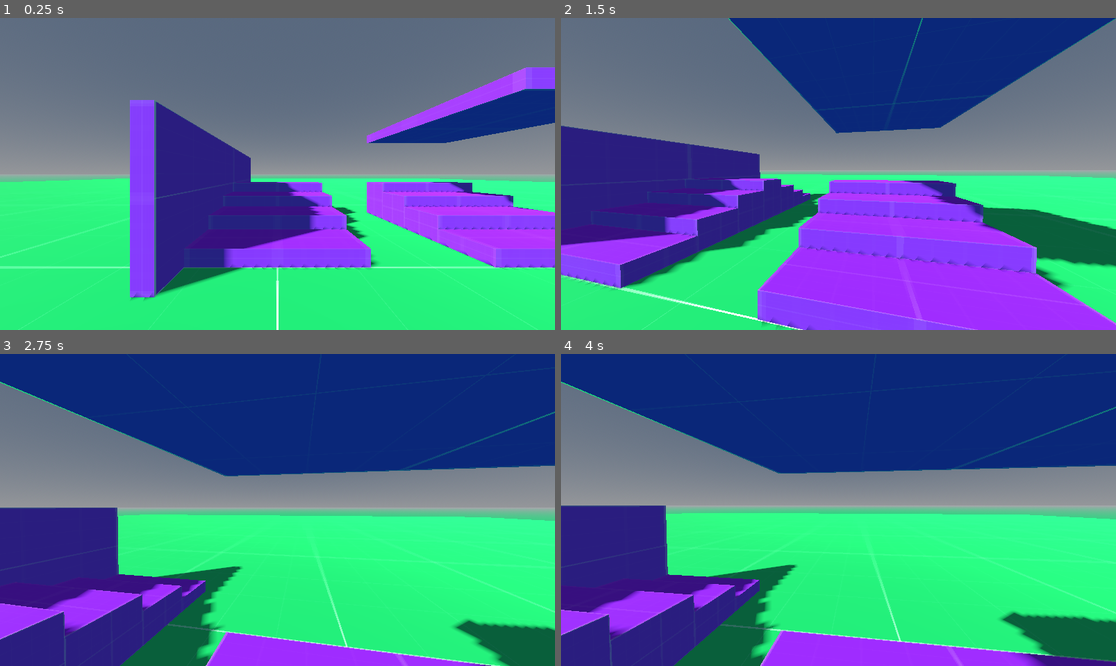
Above: before the commit, frames 1-4 (two rows, left to right).
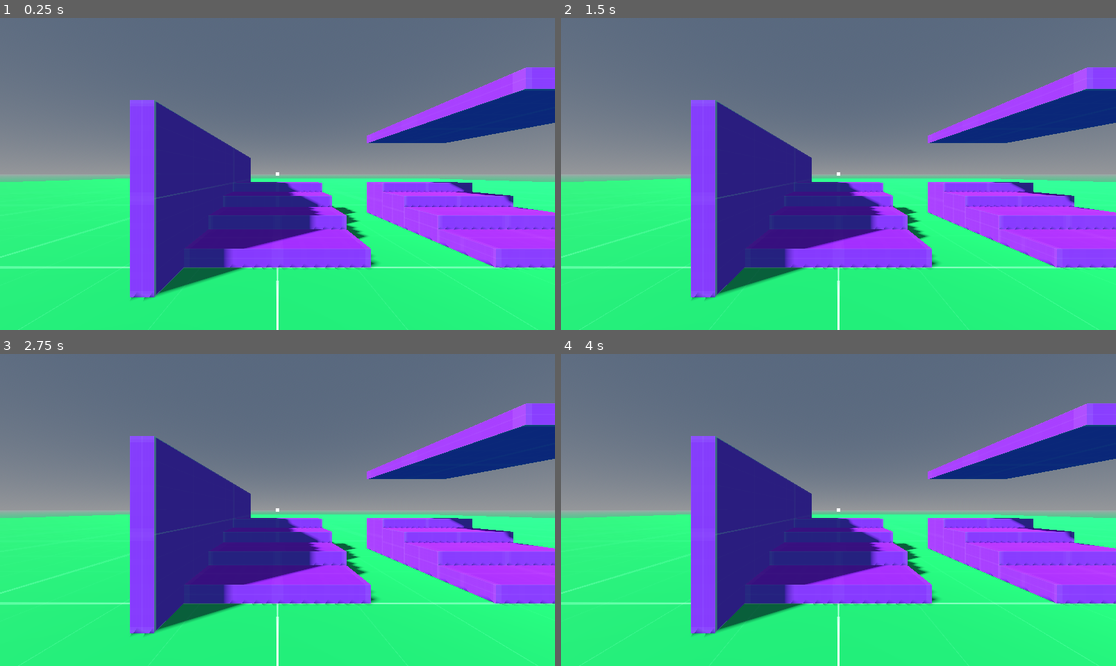
Above: after the commit, the same moments.

Repository: dresswithpockets/dresswithpockets.github.io
Game: Godot game, scene res://playground/playground.tscn
Same seed, same stepped clock (60 frames per second), same inputs: the game is played once before the commit and once after it.
Inputs (mouse positions are in pixels of both pictures, inside the frame that each line leads up to):
- Up to frame 1 (0.25 s): no input
- Up to frame 2 (1.5 s): tap Enter at 0.5 s; move the mouse to (960, 158) at 0.52 s; hold D (move_right) 0.53-1.28 s; tap P at 0.6 s; click (960, 158) at 0.67 s; tap K at 0.8, 1.35 s; move the mouse to (810, 174) at 1.27 s; hold W (move_forward) from 1.28 s (still down); click (810, 174) at 1.42 s
- Up to frame 3 (2.75 s): keep holding W (move_forward); tap J at 1.55, 2.1 s; move the mouse to (288, 503) at 2.02 s; click (288, 503) at 2.17 s; tap P at 2.3 s
- Up to frame 4 (4 s): keep holding W (move_forward); tap Space at 2.75 s; move the mouse to (832, 516) at 2.77 s; tap P at 2.85 s; click (832, 516) at 2.92 s; tap K at 3.05, 3.6 s; tap Enter at 3.5 s; move the mouse to (877, 513) at 3.52 s; click (877, 513) at 3.67 s; tap J at 3.8 s

The runs differ from the first frame. In frame 1, less than 0.1% of the frame differs, in the area x 0-100%, y 22-90%; in frame 2, 66%; in frame 3, 72%; in frame 4, 73%, in the area x 0-100%, y 0-100%.

Commit message:
fix missteps

Diff:
--- /dev/null
+++ b/examples/godot-stair-stepping/demo_recorder.gd
@@ -0,0 +1,113 @@
+## A very naive "demo" recorder that allows me to record & playback the player's
+## input. This just exists to debug some issues with the player controller code.
+extends Node
+
+class PlayerState extends RefCounted:
+    var wish_dir: Vector3
+
+class StateBuffer extends RefCounted:
+    var buffer: Array[PlayerState] = []
+    var start: int = 0
+    var end: int = 0
+    var size: int = 0
+
+    func _init(capacity: int) -> void:
+        buffer.resize(capacity)
+
+    func push(state: PlayerState) -> void:
+        buffer[end] = state
+        end += 1
+        if end == buffer.size():
+            end = 0
+
+        if size == buffer.size():
+            start = end
+        else:
+            size += 1
+
+    func to_array() -> Array[PlayerState]:
+        var array: Array[PlayerState] = []
+        array.append_array(_array_one())
+        array.append_array(_array_two())
+        return array
+
+    func _array_one() -> Array[PlayerState]:
+        if size == 0:
+            return []
+        if start < end:
+            return buffer.slice(start, end)
+        return buffer.slice(start)
+
+    func _array_two() -> Array[PlayerState]:
+        if size == 0 or start < end:
+            return []
+        return buffer.slice(0, end)
+
+var _playground_scene: PackedScene = preload("res://playground/playground.tscn")
+
+enum PlaybackState { OFF, RECORDING, REPLAYING }
+var playback_state: PlaybackState = PlaybackState.RECORDING
+
+# 2 second long buffer
+const BUFFER_CAPACITY: int = 60 * 2
+var _state_buffer := StateBuffer.new(BUFFER_CAPACITY)
+
+var _recording: Array[PlayerState]
+var _current_state_idx: int = 0
+var _next_state_queue: Array[PlayerState] = []
+var _player_state_history: Array[Node3D] = []
+
+func push_state(wish_dir: Vector3) -> void:
+    var player_state := PlayerState.new()
+    player_state.wish_dir = wish_dir
+    _state_buffer.push(player_state)
+
+func get_next_state() -> PlayerState:
+    if len(_next_state_queue) == 0:
+        return null
+
+    return _next_state_queue.pop_front()
+
+func _input(event: InputEvent) -> void:
+    match playback_state:
+        PlaybackState.RECORDING:
+            if event is InputEventKey and event.keycode == KEY_P and event.is_pressed():
+                _begin_playback()
+        PlaybackState.REPLAYING:
+            if event is InputEventKey and event.is_pressed():
+                if event.keycode == KEY_K:
+                    _increment_player_state()
+                elif event.keycode == KEY_J:
+                    _reload_previous_player_state()
+
+func _begin_playback() -> void:
+    # reload the Playground scene & update our state so that the player
+    # controller receives no input from the user.
+    playback_state = PlaybackState.REPLAYING
+    _recording = _state_buffer.to_array()
+    assert(get_tree().reload_current_scene() == OK)
+
+func _increment_player_state() -> void:
+    if len(_recording) - _current_state_idx <= 0:
+        return
+
+    var player_node: Node = get_tree().root.get_node("Playground/Player")
+    _player_state_history.append(player_node.duplicate())
+
+    var next_state := _recording[_current_state_idx]
+    _next_state_queue.push_back(next_state)
+    _current_state_idx += 1
+
+func _reload_previous_player_state() -> void:
+    if len(_player_state_history) == 0:
+        return
+
+    var playground := get_tree().root.get_node("Playground")
+    var current_player: Node = playground.get_node("Player")
+    playground.remove_child(current_player)
+    current_player.free()
+
+    var new_player: Node = _player_state_history.pop_back()
+    playground.add_child(new_player)
+
+    _current_state_idx -= 1
--- a/examples/godot-stair-stepping/math.gd
+++ b/examples/godot-stair-stepping/math.gd
@@ -11,3 +11,13 @@
 
 static func exp_decay_v3(a: Vector3, b: Vector3, decay: float, delta: float) -> Vector3:
     return b + (a - b) * exp(-decay * delta)
+
+static func slerp_exp_decay(a: Vector3, b: Vector3, decay: float, delta: float) -> Vector3:
+    return a.slerp(b, exp(-decay * delta))
+
+static func exp_decay_v3_length(a: Vector3, length: float, decay: float, delta: float) -> Vector3:
+    if a == Vector3.ZERO:
+        return a
+    var a_length := a.length()
+    var new_length := exp_decay_f(a.length(), length, decay, delta)
+    return new_length * a / a_length
--- /dev/null
+++ b/examples/godot-stair-stepping/mouse_capture.gd
@@ -0,0 +1,10 @@
+extends Node
+
+func _input(event: InputEvent) -> void:
+    match Input.mouse_mode:
+        Input.MOUSE_MODE_CAPTURED:
+            if event is InputEventKey and event.keycode == KEY_ESCAPE and event.is_pressed():
+                Input.mouse_mode = Input.MOUSE_MODE_VISIBLE
+        _:
+            if event is InputEventMouseButton and event.button_index == MOUSE_BUTTON_LEFT and event.is_pressed():
+                Input.mouse_mode = Input.MOUSE_MODE_CAPTURED
--- a/examples/godot-stair-stepping/player/player.gd
+++ b/examples/godot-stair-stepping/player/player.gd
@@ -19,23 +19,25 @@
 @onready var default_gravity: float = -ProjectSettings.get_setting("physics/3d/default_gravity")
 @onready var camera_yaw: Node3D = $CameraYaw
 @onready var camera: Camera3D = $CameraYaw/Camera
-@onready var player_shape: Shape3D = $PlayerShape.shape
-var vertical_speed: float = 0
-var horizontal_velocity: Vector3 = Vector3.ZERO
+
+# N.B. vertical_speed and horizontal_speed are only @export'd so that Node.duplicate()
+# will duplicate their values, which is necessary for a playback history in the DemoRecorder
+#
+# These should not be exported normally.
+@export var vertical_speed: float = 0
+@export var horizontal_velocity: Vector3 = Vector3.ZERO
 
 signal stepped(distance: float)
 
 func _input(event: InputEvent) -> void:
-    if Input.mouse_mode == Input.MOUSE_MODE_CAPTURED:
-        if event is InputEventKey and event.keycode == KEY_ESCAPE:
-            Input.mouse_mode = Input.MOUSE_MODE_VISIBLE
-
-        if event is InputEventMouseMotion and Input.mouse_mode == Input.MOUSE_MODE_CAPTURED:
-            move_camera(event.relative)
-
-    else:
-        if event is InputEventMouseButton and event.button_index == MOUSE_BUTTON_LEFT and event.is_pressed():
-            Input.mouse_mode = Input.MOUSE_MODE_CAPTURED
+    if Input.mouse_mode != Input.MOUSE_MODE_CAPTURED:
+        return
+
+    if DemoRecorder.playback_state == DemoRecorder.PlaybackState.REPLAYING:
+        return
+
+    if event is InputEventMouseMotion and Input.mouse_mode == Input.MOUSE_MODE_CAPTURED:
+        move_camera(event.relative)
 
 func move_camera(relative_move: Vector2) -> void:
     var horizontal: float = relative_move.x * Settings.yaw_speed * Settings.mouse_speed
@@ -46,13 +48,23 @@
     camera.rotate_x(pitch_rotation)
 
 func _physics_process(delta: float) -> void:
-    var input_dir := Vector2.ZERO
-    if Input.mouse_mode == Input.MOUSE_MODE_CAPTURED:
-        # get player's raw movement input as a 2d vector
-        input_dir = Input.get_vector("move_left", "move_right", "move_forward", "move_back")
-
-    # apply camera's yaw rotation onto the input vector
-    var wish_dir := camera_yaw.global_basis * Vector3(input_dir.x, 0, input_dir.y)
+    var wish_dir := Vector3.ZERO
+
+    if DemoRecorder.playback_state == DemoRecorder.PlaybackState.REPLAYING:
+        var next_state := DemoRecorder.get_next_state()
+        if next_state == null:
+            return
+
+        wish_dir = next_state.wish_dir
+    else:
+        var input_dir := Vector2.ZERO
+        if Input.mouse_mode == Input.MOUSE_MODE_CAPTURED:
+            # get player's raw movement input as a 2d vector
+            input_dir = Input.get_vector("move_left", "move_right", "move_forward", "move_back")
+
+        # apply camera's yaw rotation onto the input vector
+        wish_dir = camera_yaw.global_basis * Vector3(input_dir.x, 0, input_dir.y)
+        DemoRecorder.push_state(wish_dir)
 
     # we have different movement properties depending on whether or not we're on floor.
     if is_on_floor():
@@ -66,18 +78,32 @@
     # combine the horizontal and vertical components together & move
     var was_grounded := is_on_floor()
     stair_step_up(delta)
-    velocity = Vector3(horizontal_velocity.x, vertical_speed, horizontal_velocity.z)
+
+    velocity = horizontal_velocity
     move_and_slide()
+
+    horizontal_velocity = Vector3(velocity.x, 0, velocity.z)
+    vertical_speed += velocity.y
+
+    velocity = Vector3(0, vertical_speed, 0)
+    move_and_slide()
+
+    vertical_speed = velocity.y
+    horizontal_velocity.x += velocity.x
+    horizontal_velocity.z += velocity.z
+
+    # velocity = Vector3(horizontal_velocity.x, vertical_speed, horizontal_velocity.z)
+    # move_and_slide()
     stair_step_down(was_grounded)
 
     # get our new horizontal & vertical components after moving
-    horizontal_velocity = Vector3(velocity.x, 0, velocity.z)
-    vertical_speed = velocity.y
+    # horizontal_velocity = Vector3(velocity.x, 0, velocity.z)
+    # vertical_speed = velocity.y
 
 func update_velocity_grounded(wish_dir: Vector3, delta: float) -> void:
     horizontal_velocity = Math.exp_decay_v3(
         horizontal_velocity,
-        horizontal_velocity * wish_dir.abs(),
+        wish_dir * ground_max_speed,
         ground_friction,
         delta)
 
@@ -86,11 +112,12 @@
         horizontal_velocity = Vector3.ZERO
 
     horizontal_velocity = horizontal_velocity.limit_length(ground_max_speed)
+    print(horizontal_velocity.normalized().dot(wish_dir))
 
 func update_velocity_air(wish_dir: Vector3, delta: float) -> void:
     horizontal_velocity = Math.exp_decay_v3(
         horizontal_velocity,
-        horizontal_velocity * wish_dir.abs(),
+        wish_dir * air_max_speed,
         air_friction,
         delta)
 
@@ -140,7 +167,7 @@
 
     var result := PhysicsTestMotionResult3D.new()
     var params := PhysicsTestMotionParameters3D.new()
-    params.margin = player_shape.margin
+    params.margin = safe_margin
 
     # don't run through if theres nothing for us to step up onto
     params.from = sweep_transform
@@ -185,7 +212,7 @@
 
     var result := PhysicsTestMotionResult3D.new()
     var params := PhysicsTestMotionParameters3D.new()
-    params.margin = player_shape.margin
+    params.margin = safe_margin
     params.from = global_transform
     params.motion = Vector3(0, -max_step_height, 0)
 
--- a/examples/godot-stair-stepping/player/player.tscn
+++ b/examples/godot-stair-stepping/player/player.tscn
@@ -4,7 +4,7 @@
 [ext_resource type="Script" uid="uid://dx1p5foa66hlv" path="res://player/camera.gd" id="2_rkbax"]
 
 [sub_resource type="CylinderShape3D" id="CylinderShape3D_rkbax"]
-margin = 0.005
+margin = 0.001
 height = 1.75
 
 [node name="Player" type="CharacterBody3D"]
--- a/examples/godot-stair-stepping/playground/playground.tscn
+++ b/examples/godot-stair-stepping/playground/playground.tscn
@@ -141,3 +141,17 @@
 transform = Transform3D(0, 0, 1, 0, 1, 0, -1, 0, 0, 2.5, 0, 0)
 axis_lock_angular_x = true
 axis_lock_angular_y = true
+
+[node name="Node3D" type="Node3D" parent="."]
+transform = Transform3D(1, 0, 0, 0, 1, 0, 0, 0, 1, 1.45519e-11, 0.3, 1.45519e-11)
+
+[node name="CenterContainer" type="CenterContainer" parent="."]
+anchors_preset = 15
+anchor_right = 1.0
+anchor_bottom = 1.0
+grow_horizontal = 2
+grow_vertical = 2
+
+[node name="ColorRect" type="ColorRect" parent="CenterContainer"]
+custom_minimum_size = Vector2(8, 8)
+layout_mode = 2
--- a/examples/godot-stair-stepping/project.godot
+++ b/examples/godot-stair-stepping/project.godot
@@ -18,6 +18,8 @@
 [autoload]
 
 Settings="*res://settings.gd"
+DemoRecorder="*res://demo_recorder.gd"
+MouseCapture="*res://mouse_capture.gd"
 
 [input]
 
Not shown, added: examples/godot-stair-stepping/demo_recorder.gd.uid
Not shown, added: examples/godot-stair-stepping/mouse_capture.gd.uid
Not shown, changed: _posts/2025-03-19-godot-stair-stepping.md
Not shown, added: assets/images/godot-stair-stepping/fixed-missteps.gif
